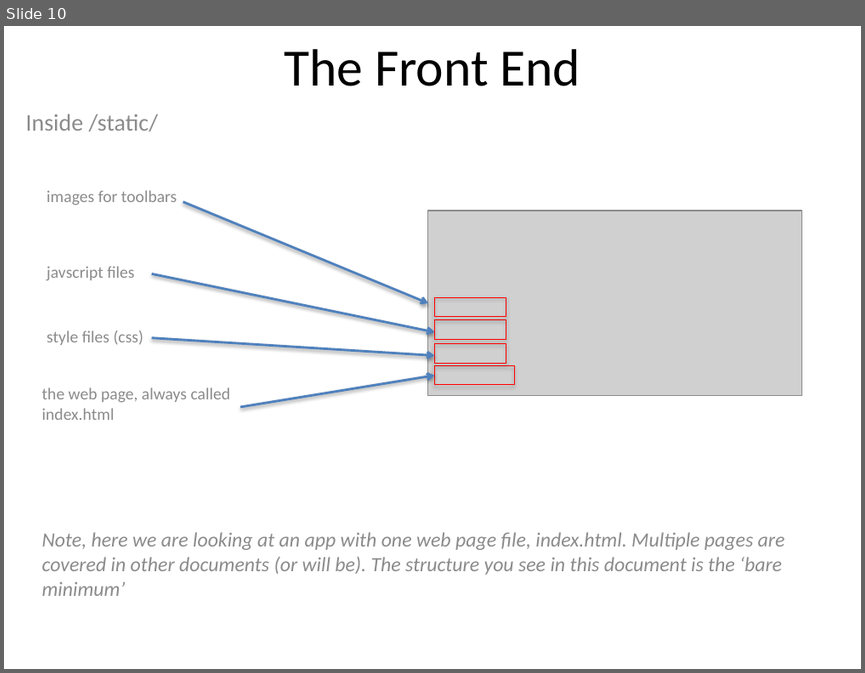
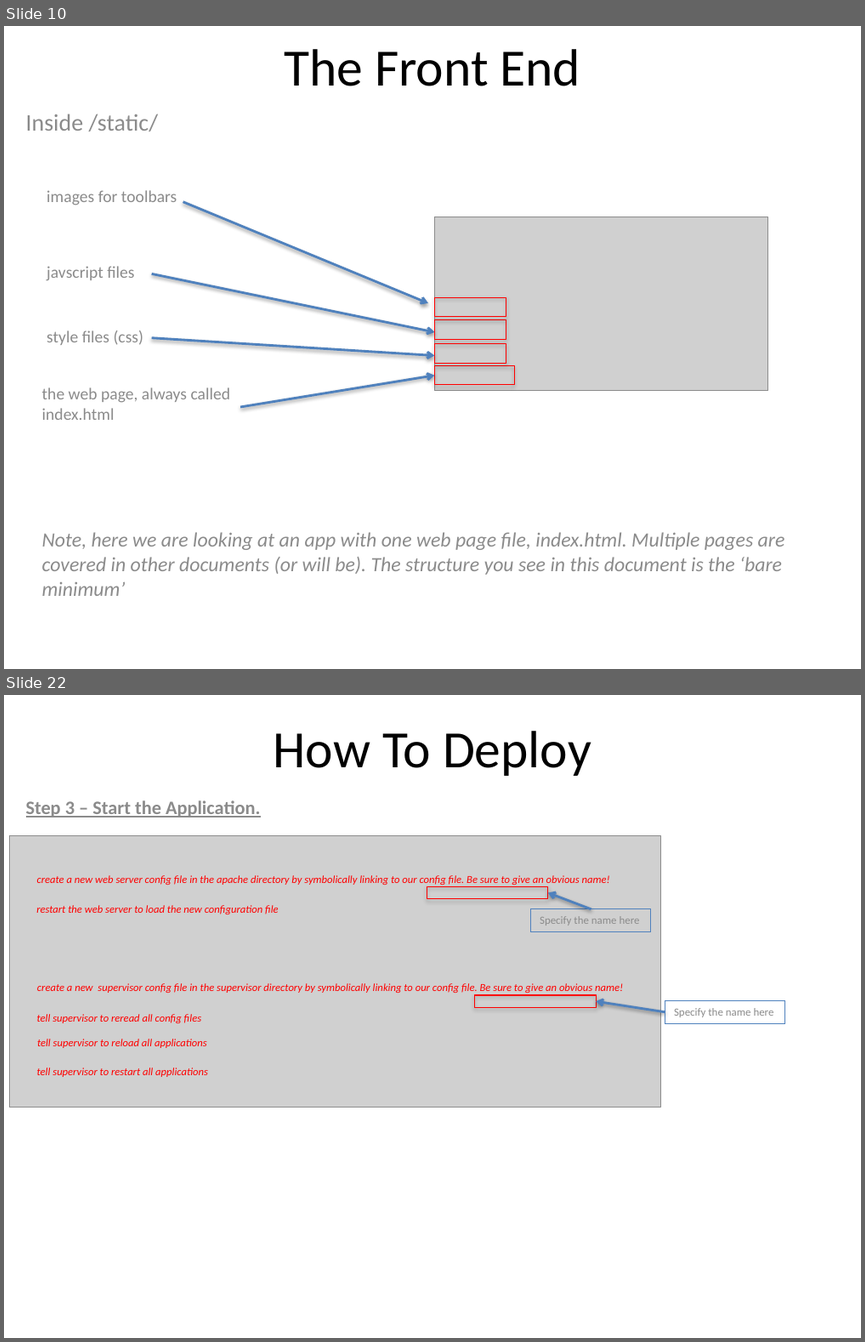
Before and after one commit to SMPirelli/local_dev_example, a slide deck: GuideBook.pptx. Shown one above the other, each under a label of ours: slide 10 before the commit, slides 10 and 22 after it; the slides between them are not shown. The pictures are 865x673 and 865x1342 pixels, drawn with LibreOffice and Linux fonts; fonts in the diff are those of the drawing; grey boxes stand for pictures. Boxes give left, top, right and bottom in pixels: in the first picture for what was removed or moved away, otherwise in the second. Text is boxed around its words. In the diff, an @@ line names an element or a change of style, - is before the commit and + after.

Commit message:
Added Deployment Manual

```diff
--- a/GuideBook.pptx
+++ b/GuideBook.pptx
@@ slide 22 added at box(4, 695, 861, 1338), background #FFFFFF @@
@@ title added at box(273, 731, 591, 776), 44 pt, text #000000 @@
+How To Deploy
@@ subtitle added at box(26, 800, 260, 817), 16 pt, text #8C8C8C, bold, underline @@
+Step 3 – Start the Application.
@@ picture added at box(10, 835, 661, 1106) @@
@@ text added at box(37, 875, 610, 885), 9 pt, text #FF0000, italic @@
+create a new web server config file in the apache directory by symbolically linking to our config file. Be sure to give an obvious name!
@@ rectangle added at box(426, 887, 547, 899), outline #FF0000 0.75 pt @@
@@ arrow added from (590, 909) to (548, 893), #4F81BD 2 pt @@
@@ text added at box(36, 905, 279, 914), 9 pt, text #FF0000, italic @@
+restart the web server to load the new configuration file
@@ rectangle added at box(531, 909, 651, 932), outline #4F81BD 0.75 pt, 9.2 pt, text #8C8C8C @@
+Specify the name here
@@ text added at box(37, 983, 623, 993), 9 pt, text #FF0000, italic @@
+create a new supervisor config file in the supervisor directory by symbolically linking to our config file. Be sure to give an obvious name!
@@ rectangle added at box(474, 995, 596, 1007), outline #FF0000 0.75 pt @@
@@ text added at box(37, 1014, 202, 1023), 9 pt, text #FF0000, italic @@
+tell supervisor to reread all config files
@@ arrow added from (665, 1012) to (596, 1001), #4F81BD 2 pt @@
@@ rectangle added at box(665, 1001, 785, 1024), outline #4F81BD 0.75 pt, 9.2 pt, text #8C8C8C @@
+Specify the name here
@@ text added at box(37, 1038, 207, 1048), 9 pt, text #FF0000, italic @@
+tell supervisor to reload all applications
@@ text added at box(37, 1067, 208, 1077), 9 pt, text #FF0000, italic @@
+tell supervisor to restart all applications
@@ slide 10 changed as well @@
@@ picture: place and size @@
-picture at box(428, 210, 801, 395)
+picture at box(434, 217, 767, 390)
```
Also in this commit, not shown: 4 other slides changed, 13 other slides added, 1 other file.
